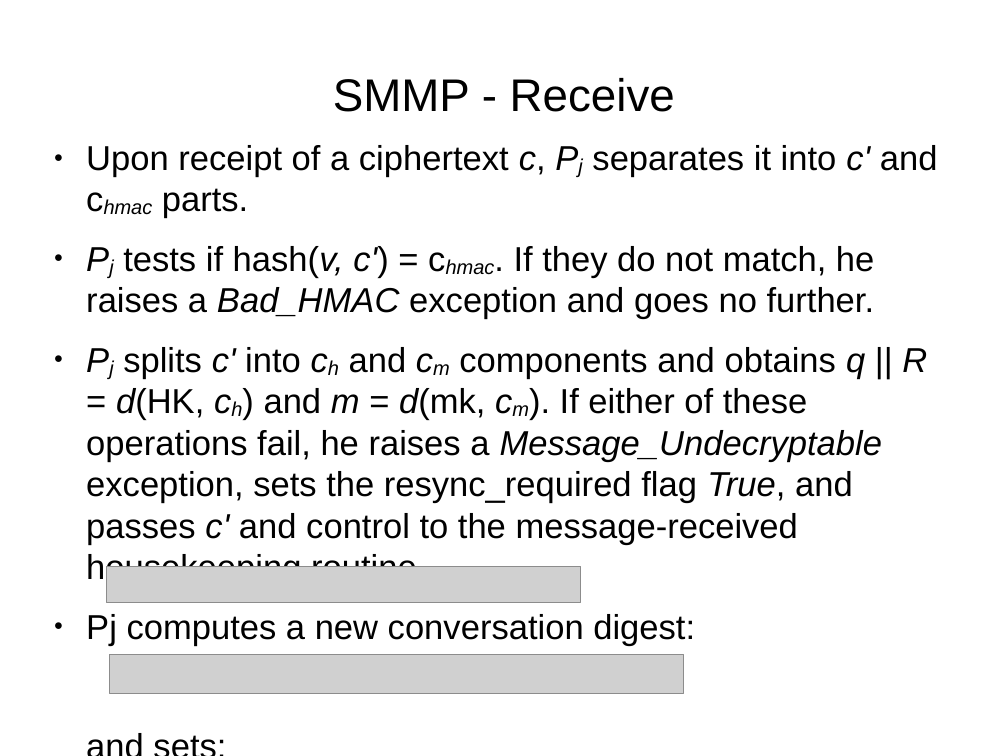
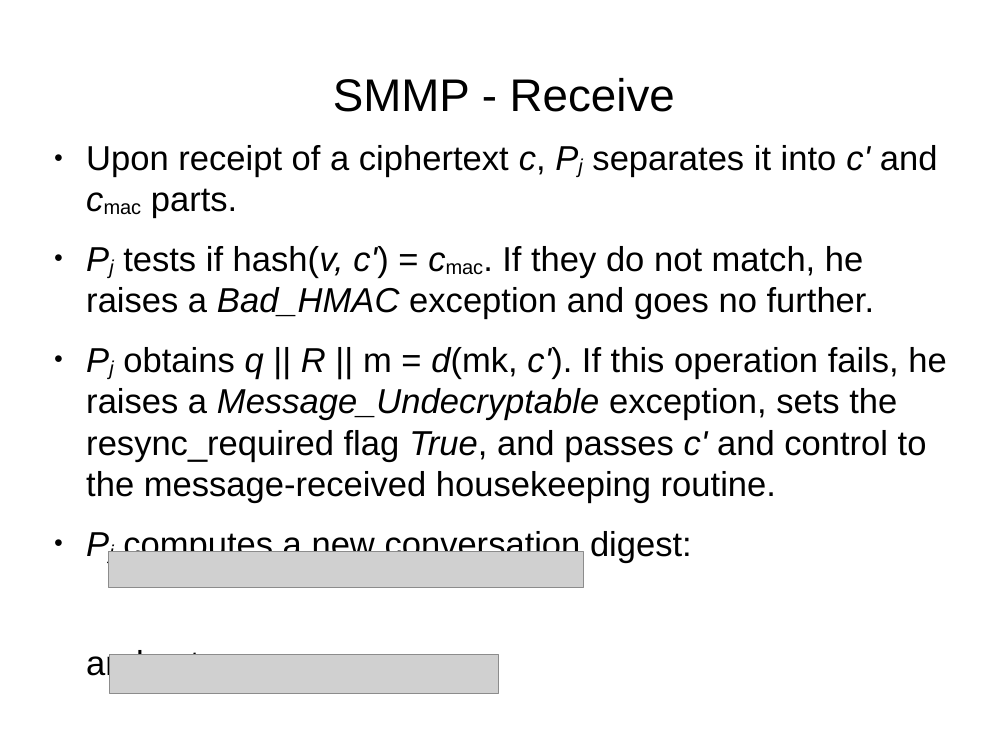
Before and after one commit to rxcomm/smmp, a slide deck: slide 22 of spec/slideshow.odp (slide 20 before the commit). Drawn at 1008x756 pixels with LibreOffice and Linux fonts; fonts in the diff are those of the drawing; grey boxes stand for pictures. Boxes give left, top, right and bottom in pixels: in the first picture for what was removed or moved away, otherwise in the second. Text is boxed around its words. In the diff, an @@ line names an element or a change of style, - is before the commit and + after.

```diff
--- a/spec/slideshow.odp
+++ b/spec/slideshow.odp
@@ text at <box>86,145,946,504</box>: text changed @@
-● Upon receipt of a ciphertext c, Pj separates it into c' and chmac parts.
-● Pj tests if hash(v, c') = chmac. If they do not match, he raises a Bad_HMAC exception and goes no further.
-● Pj splits c' into ch and cm components and obtains q || R = d(HK, ch) and m = d(mk, cm). If either of these operations fail, he raises a Message_Undecryptable exception, sets the resync_required flag True, and passes c' and control to the message-received housekeeping routine.
+● Upon receipt of a ciphertext c, Pj separates it into c' and cmac parts.
+● Pj tests if hash(v, c') = cmac. If they do not match, he raises a Bad_HMAC exception and goes no further.
+● Pj obtains q || R || m = d(mk, c'). If this operation fails, he raises a Message_Undecryptable exception, sets the resync_required flag True, and passes c' and control to the message-received housekeeping routine.
@@ text at <box>123,528,692,563</box>: now subscript, italic on in "Pj" @@
@@ picture: place and size @@
-picture at <box>106,566,581,603</box>
+picture at <box>109,552,584,588</box>
@@ picture: place and size @@
-picture at <box>110,655,684,694</box>
+picture at <box>110,655,499,694</box>
```
Also in this commit, not shown: 13 other slides changed, 14 slides added, 10 slides removed.
